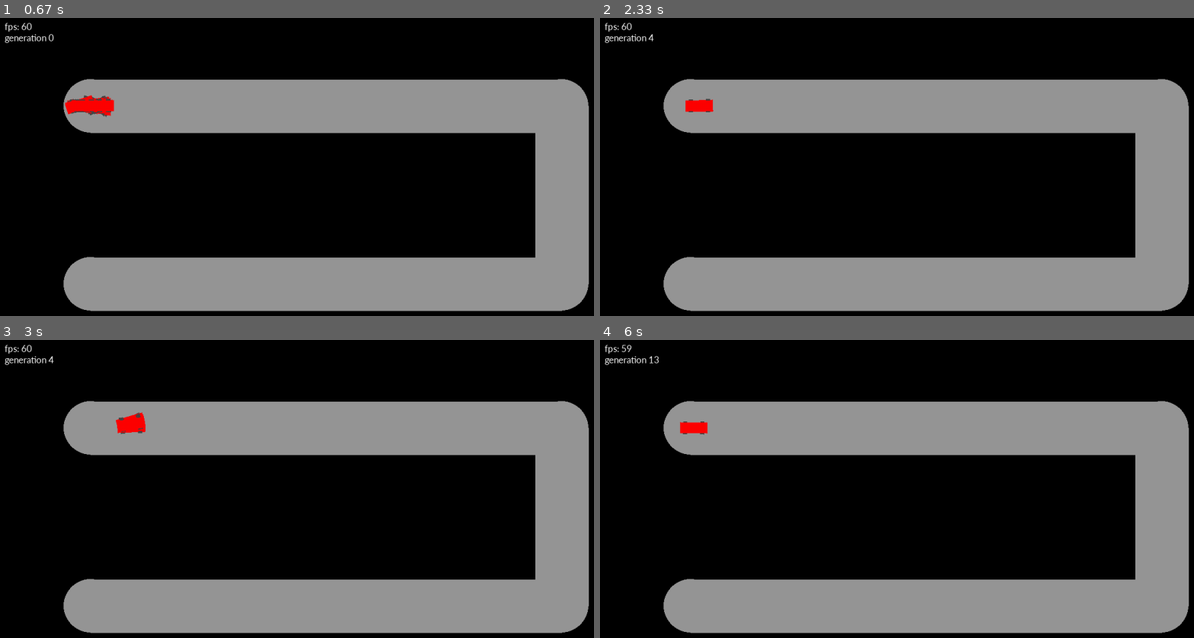
Above: before the commit, frames 1-4 (two rows, left to right).
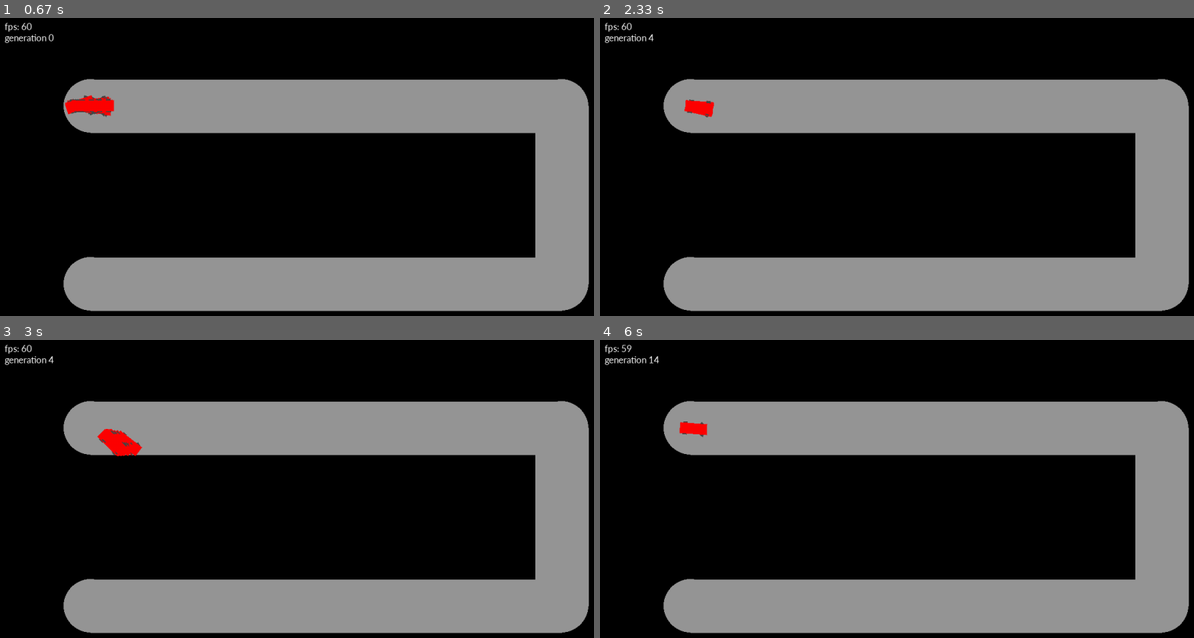
Above: after the commit, the same moments.

Repository: alexelwood14/Hello-AI
Game: pygame game, started from main.py
Same seed, same stepped clock (60 frames per second), same inputs: the game is played once before the commit and once after it.
Inputs (mouse positions are in pixels of both pictures, inside the frame that each line leads up to):
- Up to frame 1 (0.67 s): no input
- Up to frame 2 (2.33 s): tap X at 0.83, 1.23, 1.53, 1.73 s; click (1146, 83) at 2.05 s
- Up to frame 3 (3 s): click (481, 456) at 2.38 s
- Up to frame 4 (6 s): tap X at 3.23, 3.53, 3.8, 4.13, 4.43, 4.57, 4.97, 5.27, 5.63 s; tap Z at 3.32, 4.65 s

Frame 1 is identical in both runs. In frame 2, 0.1% of the frame differs, in the area x 14-20%, y 27-34%; in frame 3, 0.7%, in the area x 16-25%, y 24-40%; in frame 4, less than 0.1%.

Commit message:
Increased std_dev for mutation

Diff:
--- a/ai.py
+++ b/ai.py
@@ -287,7 +287,7 @@
         for layer in range(len(self.weights)):
             for node in range(len(self.weights[layer])):
                 for w in range(len(self.weights[layer][node])):
-                    self.weights[layer][node][w] = np.random.normal(self.weights[layer][node][w], 0.05)
+                    self.weights[layer][node][w] = np.random.normal(self.weights[layer][node][w], 0.2)
 
 
     def set_biases(self, biases):
@@ -296,7 +296,7 @@
 
         for layer in range(len(self.biases)):
             for bias in range(len(self.biases[layer])):
-                self.biases[layer][bias] = np.random.normal(self.biases[layer][bias], 0.05)
+                self.biases[layer][bias] = np.random.normal(self.biases[layer][bias], 0.2)
 
 
     def get_weights(self):
